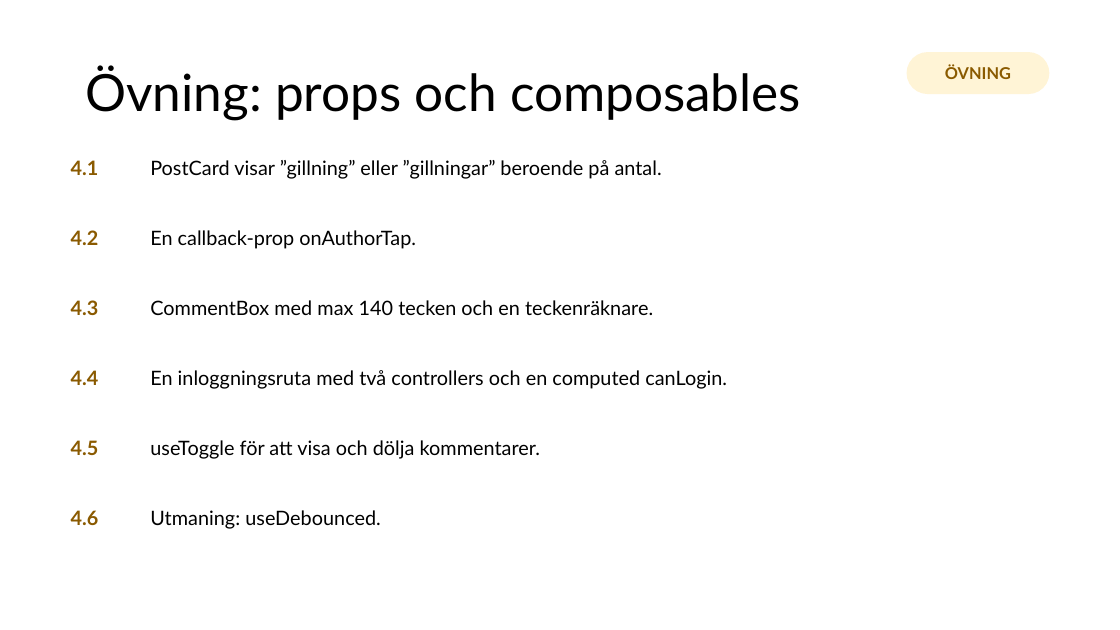
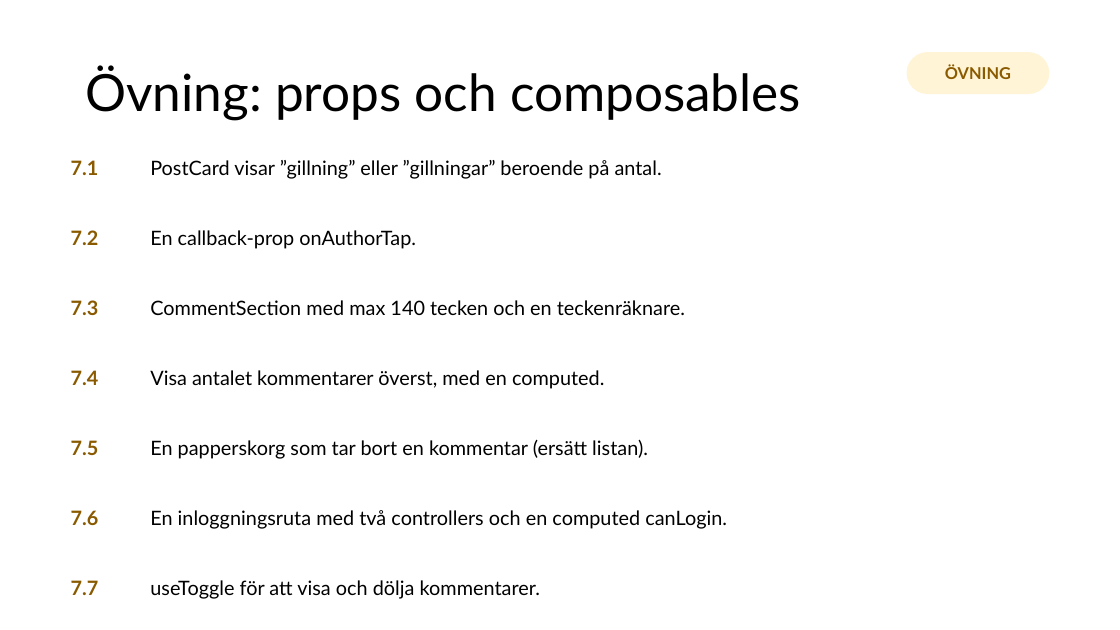
Before and after one commit to abbjetmus/pocketbase-flutter-kurs, a slide deck: slide 70 of Databaser och mobilapputveckling - sammanfattning.pptx (slide 84 before the commit). Drawn at 1120x630 pixels with LibreOffice and Linux fonts; fonts in the diff are those of the drawing. Boxes give left, top, right and bottom in pixels: in the first picture for what was removed or moved away, otherwise in the second. Text is boxed around its words. In the diff, an @@ line names an element or a change of style, - is before the commit and + after.

```diff
--- a/Databaser och mobilapputveckling - sammanfattning.pptx
+++ b/Databaser och mobilapputveckling - sammanfattning.pptx
@@ text at (71, 160, 99, 175): text changed @@
-4.1
+7.1
@@ text at (71, 230, 99, 245): text changed @@
-4.2
+7.2
@@ text at (71, 300, 99, 315): text changed @@
-4.3
+7.3
@@ text at (150, 300, 685, 315): text changed @@
-CommentBox med max 140 tecken och en teckenräknare.
+CommentSection med max 140 tecken och en teckenräknare.
@@ text at (71, 370, 99, 385): text changed @@
-4.4
+7.4
@@ text at (150, 370, 605, 389): text changed @@
-En inloggningsruta med två controllers och en computed canLogin.
+Visa antalet kommentarer överst, med en computed.
@@ text at (71, 440, 99, 455): text changed @@
-4.5
+7.5
@@ text at (150, 439, 648, 459): text changed @@
-useToggle för att visa och dölja kommentarer.
+En papperskorg som tar bort en kommentar (ersätt listan).
@@ text at (71, 510, 99, 525): text changed @@
-4.6
+7.6
@@ text at (150, 510, 727, 529): text changed @@
-Utmaning: useDebounced.
+En inloggningsruta med två controllers och en computed canLogin.
@@ text added at (71, 580, 99, 595), 17 pt, text #8A5A00, bold @@
+7.7
@@ text added at (150, 580, 540, 599), 17 pt, text #000000 @@
+useToggle för att visa och dölja kommentarer.
```
Also in this commit, not shown: 25 other slides changed, 7 slides removed, 20 other files.
